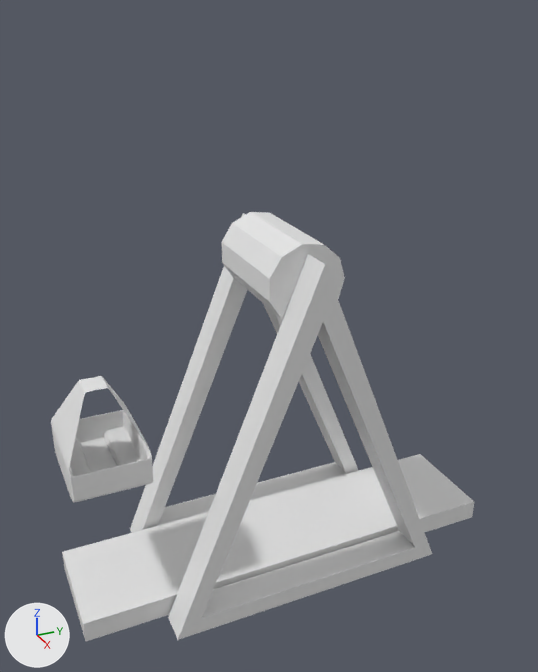
The Blender file 3D Models/blender/ferris wheel.blend as it was, and as the next commit left it.
Rendered twice from a 50 mm lens placed at (18.34, -8.34, 8.44), pointed at (2.08, -1.02, 0.31). Arrows for +X, +Y and +Z are at lower left; the lights stay in place. The older version comes first.
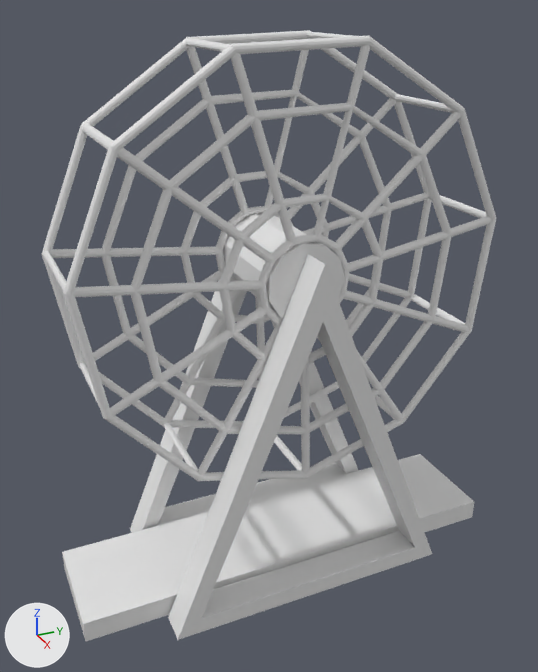
Where the change shows, as pixel boxes (x1, y1, x2, y2) in the pictures (538 x 672 px):
'Cylinder', shown
    after: (42, 30, 496, 481)
'Cube.001', hidden
    before: (51, 376, 154, 502)

Edits to the bpy script that builds the scene:
```text
Change ob_cylinder:
    remove ob_cylinder.hide_set(True)
Change ob_cube_001:
    add ob_cube_001.hide_set(True)
```
